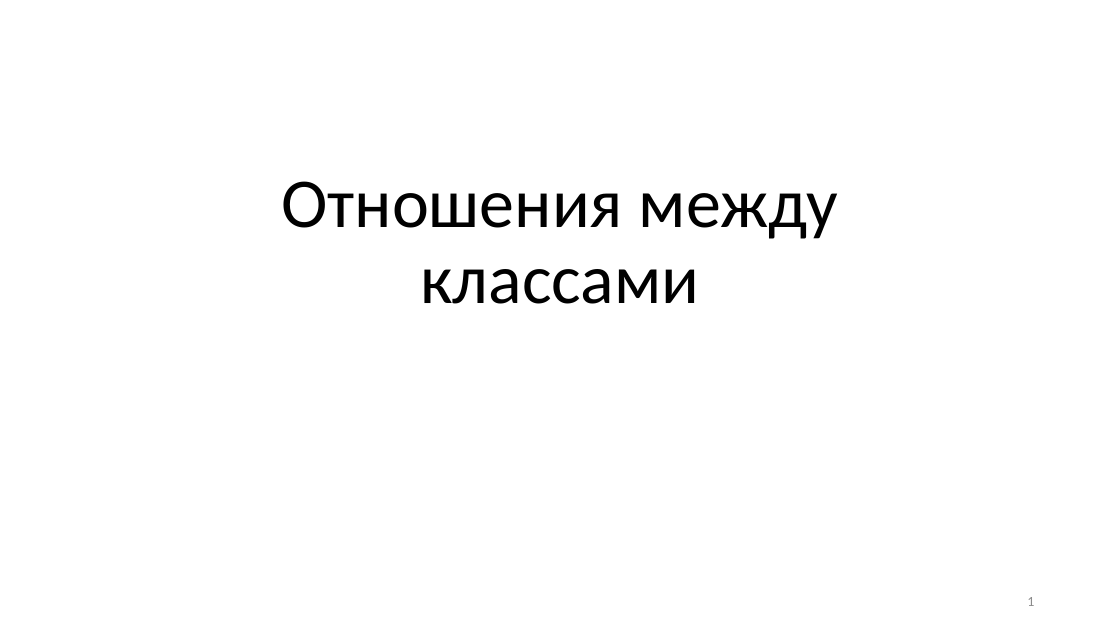
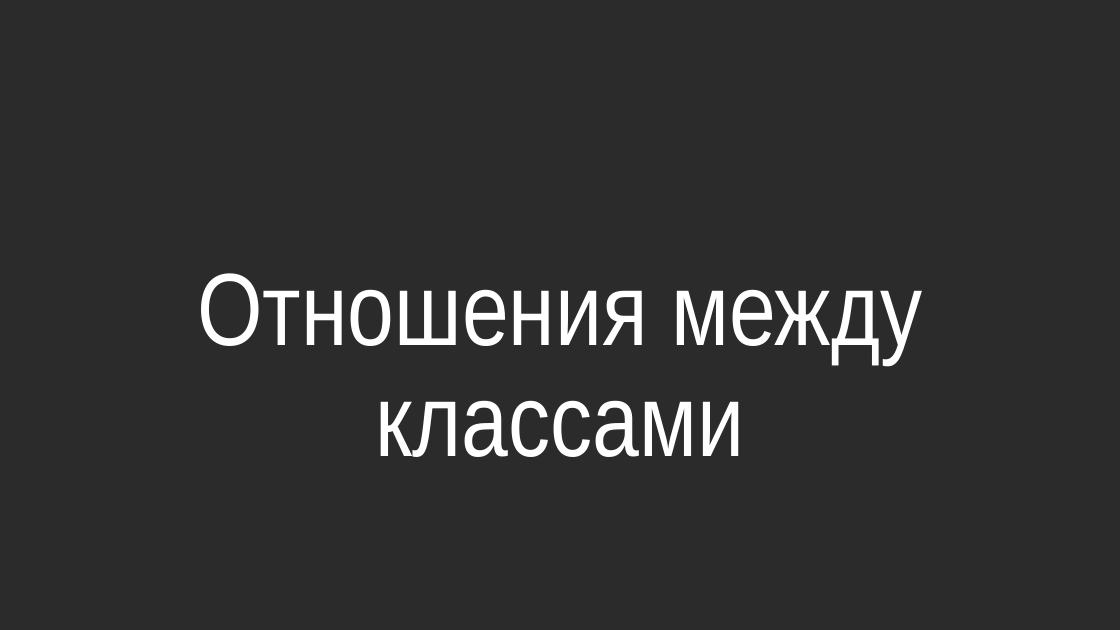
Before and after one commit to alexey-malov/ood, a slide deck: slide 1 of lectures/00.relations/Отношения между классами.pptx. Drawn at 1120x630 pixels with LibreOffice and Linux fonts; fonts in the diff are those of the drawing; background and template pictures are left out; a plain dark background stands for a picture behind light text. Boxes give left, top, right and bottom in pixels: in the first picture for what was removed or moved away, otherwise in the second. Text is boxed around its words. In the diff, an @@ line names an element or a change of style, - is before the commit and + after.

```diff
--- a/lectures/00.relations/Отношения между классами.pptx
+++ b/lectures/00.relations/Отношения между классами.pptx
@@ background #FFFFFF to picture (left out) @@
@@ title "Отношения между классами" at <box>197,273,922,457</box>: size 60 to 88 pt, font Calibri to Arial Narrow, text colour #000000 to #FFFFFF @@
@@ page number removed at <box>1027,597,1034,606</box> @@
-1
```
Also in this commit, not shown: 10 other slides changed, 4 slides added, 4 slides removed, 1 other file.
